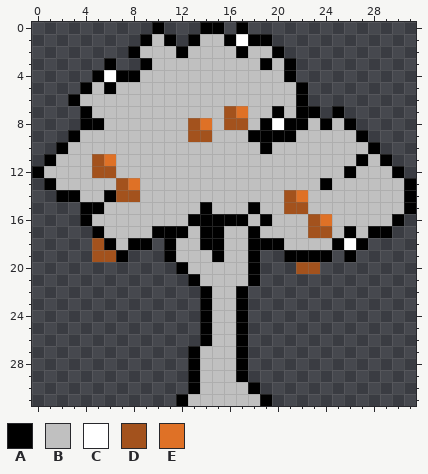
Two states of a pixel-art sprite, floor/processor/images/Panto2019/Orchard/Tree_big.png. The picture above was drawn from the file before the commit.
The file is 32x32 pixels.
Palette (. is transparent): A #000000  B #c0c0c0  C #ffffff  D #a3521d  E #df7126
Pixels before, first column x 0:
 0 ..........A...AA.A..............
 1 .........ABA.ABBACAA............
 2 ........ABBBABBBBABBA...........
 3 ......A..ABBBBBBBBBABA..........
 4 .....ACAABBBBBBBBBBBBA..........
 5 ....ABABBBBBBBBBBBBBBBA.........
 6 ...ABBBBBBBBBBBBBBBBBBA.........
 7 ....ABBBBBBBBBBBDEBBABAA.A......
 8 ....AABBBBBBBDEBDDBACAABABA.....
 9 ...ABBBBBBBBBDDBBBAAAABBBBBA....
10 ..ABBBBBBBBBBBBBBBBABBBBBBBBA...
11 .ABBBDEBBBBBBBBBBBBBBBBBBBBABA..
12 ABBBBDDBBBBBBBBBBBBBBBBBBBABBBA.
13 .ABBBBBDEBBBBBBBBBBBBBBBABBBBBBA
14 ..AABBADDBBBBBBBBBBBBDEBBBBBBBBA
15 ....AABBBBBBBBABBBABBDDBBBBBBBBA
16 ....ABBBBBBBBAAAAABABBBDEBBBBBA.
17 .....ABBBBAAABAABBABBBBDDBABAA..
18 .....DABAA.ABBAABBAAABBBBACA....
19 .....DDA...ABBBABBA..AAAA.A.....
20 ............ABBBBBA...DD........
21 .............ABBBBA.............
22 ..............ABBA..............
23 ..............ABBA..............
24 ..............ABBA..............
25 ..............ABBA..............
26 ..............ABBA..............
27 .............ABBBA..............
28 .............ABBBA..............
29 .............ABBBA..............
30 .............ABBBBA.............
31 ............ABBBBBBA............
And afterwards:
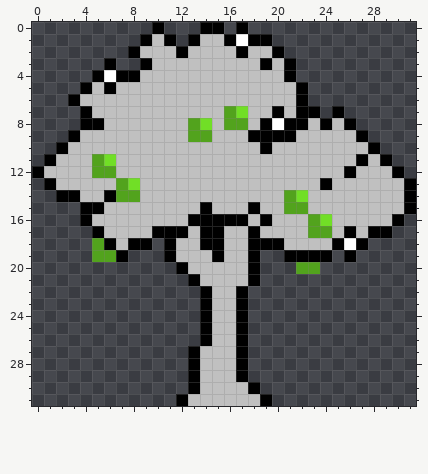
Commit message: Update apple colour
Diff:
colour D: #a3521d -> #52a31d
colour E: #df7126 -> #71df26
Changed places in both pictures, as pixel boxes (x1, y1, x2, y2):
changed: (188, 106, 248, 142)
changed: (92, 154, 140, 202)
changed: (284, 190, 332, 274)
changed: (92, 238, 116, 262)
